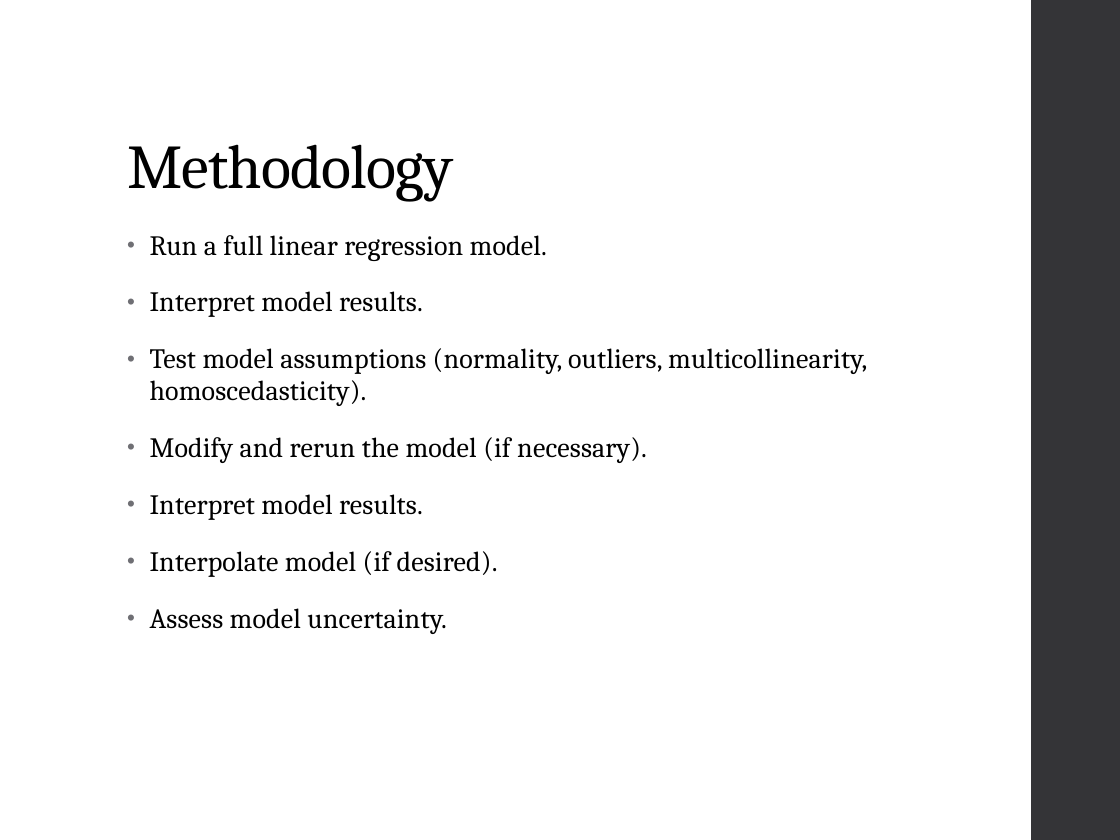
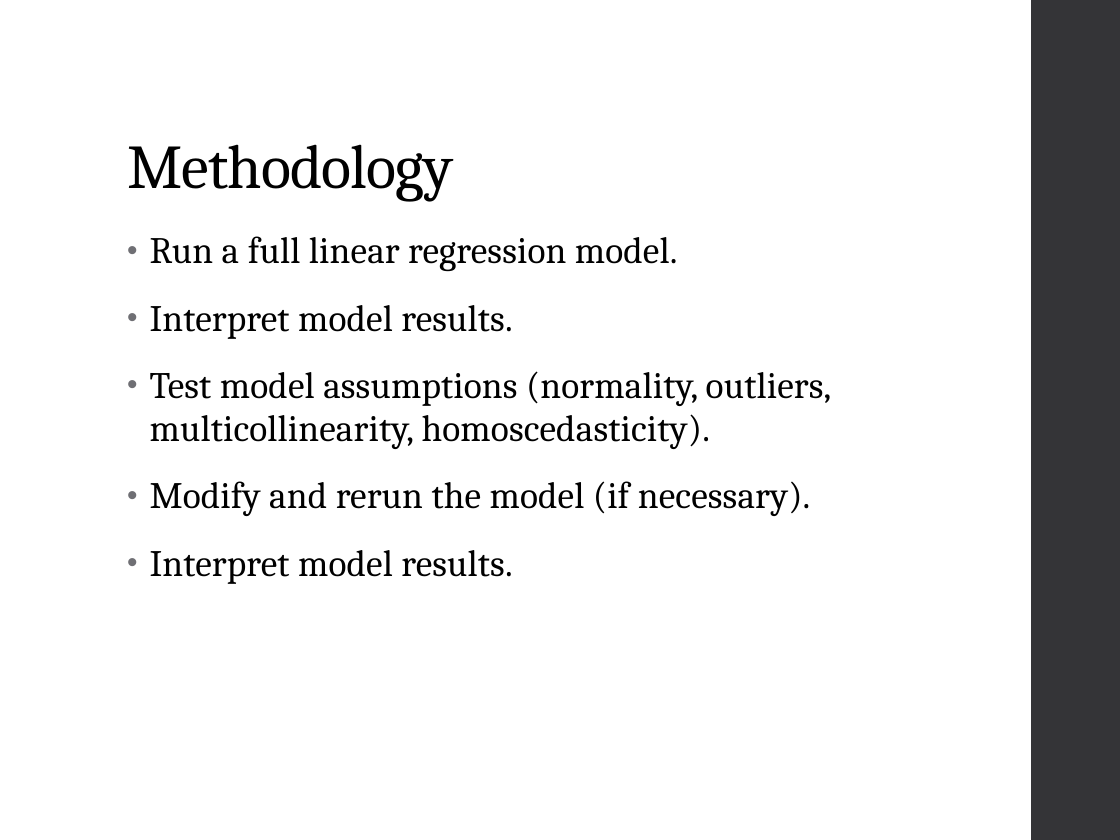
Before and after one commit to ncss-tech/stats_for_soil_survey, a slide deck: slide 10 of presentations/linear_regression/Linear_regression.pptx. Drawn at 1120x840 pixels with LibreOffice and Linux fonts; fonts in the diff are those of the drawing. Boxes give left, top, right and bottom in pixels: in the first picture for what was removed or moved away, otherwise in the second. Text is boxed around its words. In the diff, an @@ line names an element or a change of style, - is before the commit and + after.

```diff
--- a/presentations/linear_regression/Linear_regression.pptx
+++ b/presentations/linear_regression/Linear_regression.pptx
@@ text "Run a full linear regression ..." at (150, 236, 832, 584): size 18 to 24 pt @@
@@ text at (150, 551, 498, 634): paragraphs removed @@
-• Interpolate model (if desired).
-• Assess model uncertainty.
```
Also in this commit, not shown: 2 other slides changed, 7 slides added, 2 slides removed.
